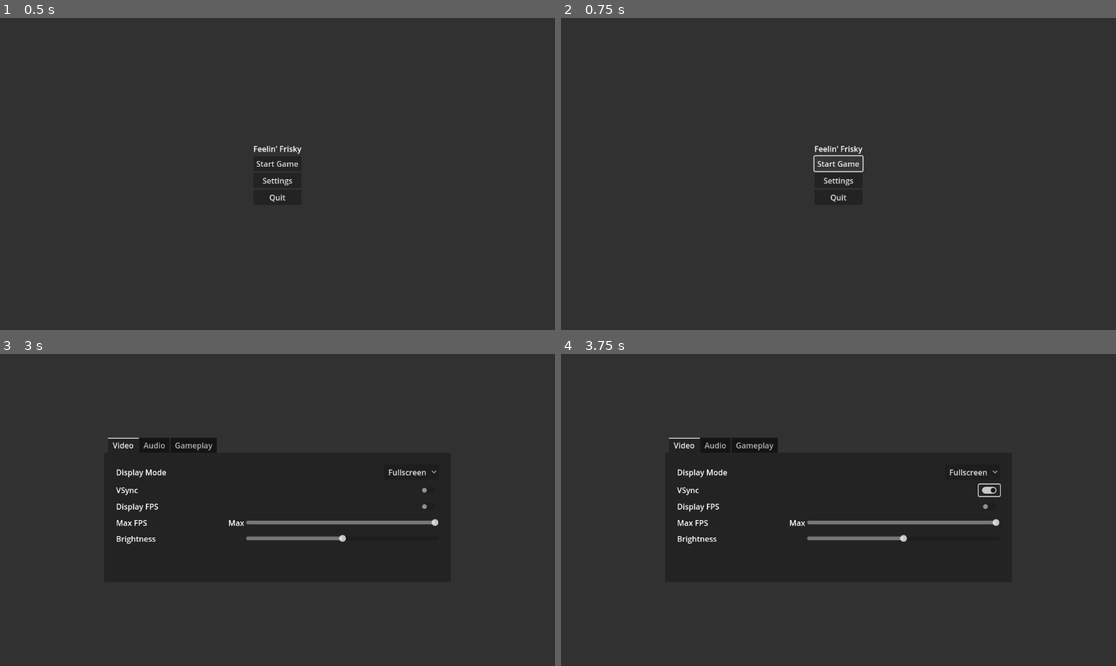
Above: before the commit, frames 1-4 (two rows, left to right).
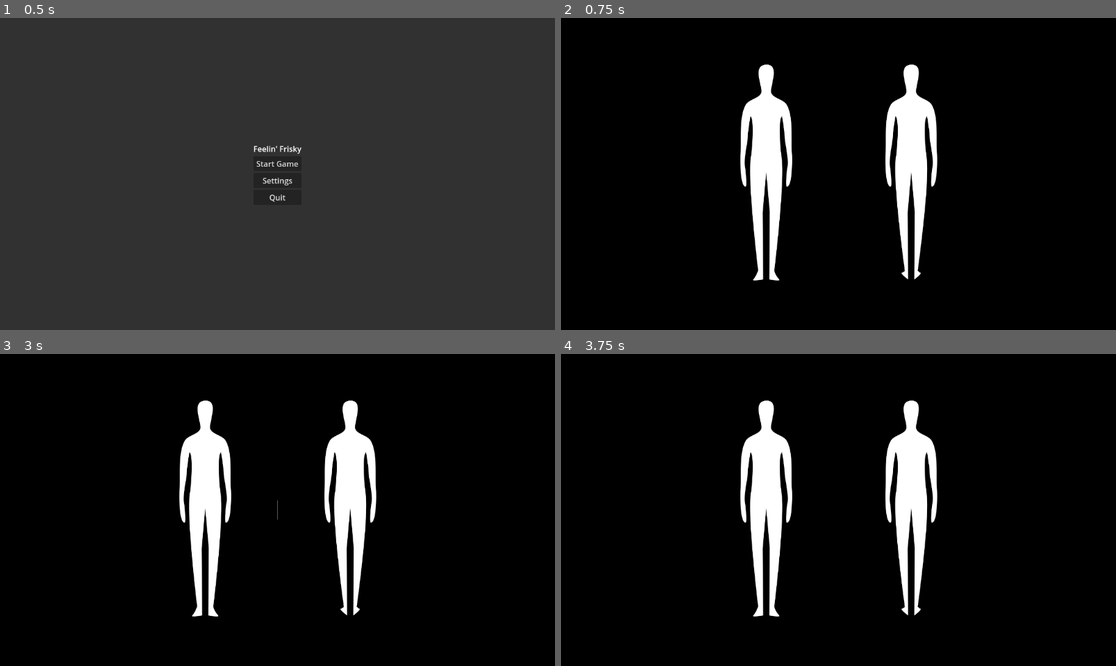
Above: after the commit, the same moments.

Repository: kjgilchrist/feelin-frisky
Game: Godot game, scene res://src/feelin-frisky/scenes/world.tscn
The game is run twice, just before and just after one commit, with the same random seed, the same clock (stepped at 60 frames per second) and the same inputs.
Inputs (mouse positions are in pixels of both pictures, inside the frame that each line leads up to):
- Up to frame 1 (0.5 s): no input
- Up to frame 2 (0.75 s): click "Start Game" at 0.5 s
- Up to frame 3 (3 s): click (277, 500) at 1.25 s, where only the run before the commit has a clickable "Start Game"; click (277, 500) at 2 s, where only the run before the commit has a clickable "Start Game"; click (277, 516) at 2.75 s, where only the run before the commit has a clickable "Settings"
- Up to frame 4 (3.75 s): click (988, 491) at 3.52 s

Frame 1 is identical in both runs. In frame 2, 100% of the frame differs, in the area x 0-100%, y 0-100%; in frame 3, 99%; in frame 4, 100%.

Commit message:
ui_gamestart/gamebackground

Diff:
--- /dev/null
+++ b/feelin-frisky/src/feelin-frisky/scenes/game_background.tscn
@@ -0,0 +1,44 @@
+[gd_scene load_steps=3 format=3 uid="uid://blywf6ixdc816"]
+
+[ext_resource type="Texture2D" uid="uid://be4pcried6df0" path="res://src/feelin-frisky/art/Front.png" id="1_yaxos"]
+[ext_resource type="Texture2D" uid="uid://ttvhlx2mp0qb" path="res://src/feelin-frisky/art/Back.png" id="2_aq4kl"]
+
+[node name="GameBackground" type="Control"]
+layout_mode = 3
+anchors_preset = 15
+anchor_right = 1.0
+anchor_bottom = 1.0
+grow_horizontal = 2
+grow_vertical = 2
+
+[node name="ColorRect" type="ColorRect" parent="."]
+layout_mode = 1
+anchors_preset = 15
+anchor_right = 1.0
+anchor_bottom = 1.0
+grow_horizontal = 2
+grow_vertical = 2
+color = Color(0, 0, 0, 1)
+
+[node name="CenterContainer" type="CenterContainer" parent="."]
+layout_mode = 1
+anchors_preset = 15
+anchor_right = 1.0
+anchor_bottom = 1.0
+grow_horizontal = 2
+grow_vertical = 2
+
+[node name="HSplitContainer" type="HSplitContainer" parent="CenterContainer"]
+layout_mode = 2
+
+[node name="TextureRect" type="TextureRect" parent="CenterContainer/HSplitContainer"]
+custom_minimum_size = Vector2(289, 650)
+layout_mode = 2
+texture = ExtResource("1_yaxos")
+expand_mode = 1
+
+[node name="TextureRect2" type="TextureRect" parent="CenterContainer/HSplitContainer"]
+custom_minimum_size = Vector2(289, 650)
+layout_mode = 2
+texture = ExtResource("2_aq4kl")
+expand_mode = 1
--- a/feelin-frisky/src/feelin-frisky/scenes/main_menu.tscn
+++ b/feelin-frisky/src/feelin-frisky/scenes/main_menu.tscn
@@ -54,5 +54,6 @@
 [node name="SettingsMenu" parent="." instance=ExtResource("2_gibed")]
 visible = false
 
+[connection signal="pressed" from="CenterContainer/VBoxContainer/StartBtn" to="." method="_on_start_btn_pressed"]
 [connection signal="pressed" from="CenterContainer/VBoxContainer/SettingsBtn" to="." method="_on_settings_btn_pressed"]
 [connection signal="pressed" from="CenterContainer/VBoxContainer/QuitBtn" to="." method="_on_quit_btn_pressed"]
--- a/feelin-frisky/src/feelin-frisky/scenes/pause_menu.tscn
+++ b/feelin-frisky/src/feelin-frisky/scenes/pause_menu.tscn
@@ -1,7 +1,7 @@
-[gd_scene load_steps=3 format=3 uid="uid://b2suvgtg5teij"]
+[gd_scene load_steps=3 format=3]
 
 [ext_resource type="Script" path="res://src/feelin-frisky/scripts/pause_menu.gd" id="1_n82xb"]
-[ext_resource type="PackedScene" uid="uid://bt61gwl7sqavx" path="res://src/feelin-frisky/scenes/settings_menu.tscn" id="2_yr55i"]
+[ext_resource type="PackedScene" path="res://src/feelin-frisky/scenes/settings_menu.tscn" id="2_yr55i"]
 
 [node name="PauseMenu" type="Control"]
 process_mode = 3
--- a/feelin-frisky/src/feelin-frisky/scenes/settings_menu.tscn
+++ b/feelin-frisky/src/feelin-frisky/scenes/settings_menu.tscn
@@ -1,4 +1,4 @@
-[gd_scene load_steps=2 format=3 uid="uid://bt61gwl7sqavx"]
+[gd_scene load_steps=2 format=3]
 
 [ext_resource type="Script" path="res://src/feelin-frisky/scripts/settings_menu.gd" id="1_u35gg"]
 
--- a/feelin-frisky/src/feelin-frisky/scripts/fps_label.gd
+++ b/feelin-frisky/src/feelin-frisky/scripts/fps_label.gd
@@ -3,7 +3,6 @@
 
 func _ready():
 	GlobalSettings.connect("fps_displayed", _on_fps_displayed)
-
 
 
 func _process(_delta):
--- /dev/null
+++ b/feelin-frisky/src/feelin-frisky/scripts/game_background.gd
@@ -0,0 +1,10 @@
+extends Control
+
+@onready var main_menu= get_tree().get_root().get_node("World/GUI/MainMenu")
+
+func _ready():
+	main_menu.connect("_game_start", _on_game_start)
+
+
+func _on_game_start():
+	visible = true
--- a/feelin-frisky/src/feelin-frisky/scripts/main_menu.gd
+++ b/feelin-frisky/src/feelin-frisky/scripts/main_menu.gd
@@ -1,6 +1,7 @@
 extends Control
 
 @onready var settings_menu = $SettingsMenu
+signal _game_start
 
 
 func _on_quit_btn_pressed():
@@ -10,3 +11,8 @@
 
 func _on_settings_btn_pressed():
 	settings_menu.popup_centered()
+
+
+func _on_start_btn_pressed():
+	visible = false
+	emit_signal("_game_start")
--- a/feelin-frisky/src/feelin-frisky/ui/gui.tscn
+++ b/feelin-frisky/src/feelin-frisky/ui/gui.tscn
@@ -1,13 +1,19 @@
-[gd_scene load_steps=4 format=3 uid="uid://bmbfvtsqjkxdb"]
+[gd_scene load_steps=6 format=3 uid="uid://0kuembofp0lm"]
 
-[ext_resource type="PackedScene" uid="uid://b2suvgtg5teij" path="res://scenes/pause_menu.tscn" id="1_06gu5"]
-[ext_resource type="PackedScene" uid="uid://5ddrs6tdayqh" path="res://scenes/main_menu.tscn" id="1_skvb4"]
-[ext_resource type="PackedScene" uid="uid://cfva8524bo3ni" path="res://scenes/fps_label.tscn" id="3_g03pe"]
+[ext_resource type="PackedScene" path="res://src/feelin-frisky/scenes/pause_menu.tscn" id="1_06gu5"]
+[ext_resource type="PackedScene" path="res://src/feelin-frisky/scenes/main_menu.tscn" id="1_skvb4"]
+[ext_resource type="PackedScene" uid="uid://cfva8524bo3ni" path="res://src/feelin-frisky/scenes/fps_label.tscn" id="3_g03pe"]
+[ext_resource type="PackedScene" uid="uid://blywf6ixdc816" path="res://src/feelin-frisky/scenes/game_background.tscn" id="4_qvui6"]
+[ext_resource type="Script" path="res://src/feelin-frisky/scripts/game_background.gd" id="4_w5so3"]
 
 [node name="GUI" type="CanvasLayer"]
 
 [node name="MainMenu" parent="." instance=ExtResource("1_skvb4")]
 
+[node name="GameBackground" parent="." instance=ExtResource("4_qvui6")]
+visible = false
+script = ExtResource("4_w5so3")
+
 [node name="PauseMenu" parent="." instance=ExtResource("1_06gu5")]
 
 [node name="FPSLabel" parent="." instance=ExtResource("3_g03pe")]
Binary file added: feelin-frisky/src/feelin-frisky/art/Back.png
Not shown, added: feelin-frisky/src/feelin-frisky/art/Back.png.import
Binary file added: feelin-frisky/src/feelin-frisky/art/Front.png
Not shown, added: feelin-frisky/src/feelin-frisky/art/Front.png.import
Not shown: 1 places in feelin-frisky/src/feelin-frisky/scenes/main_menu.tscn that only renumber resources
Not shown: 1 places in feelin-frisky/src/feelin-frisky/scenes/world.tscn that only renumber resources
